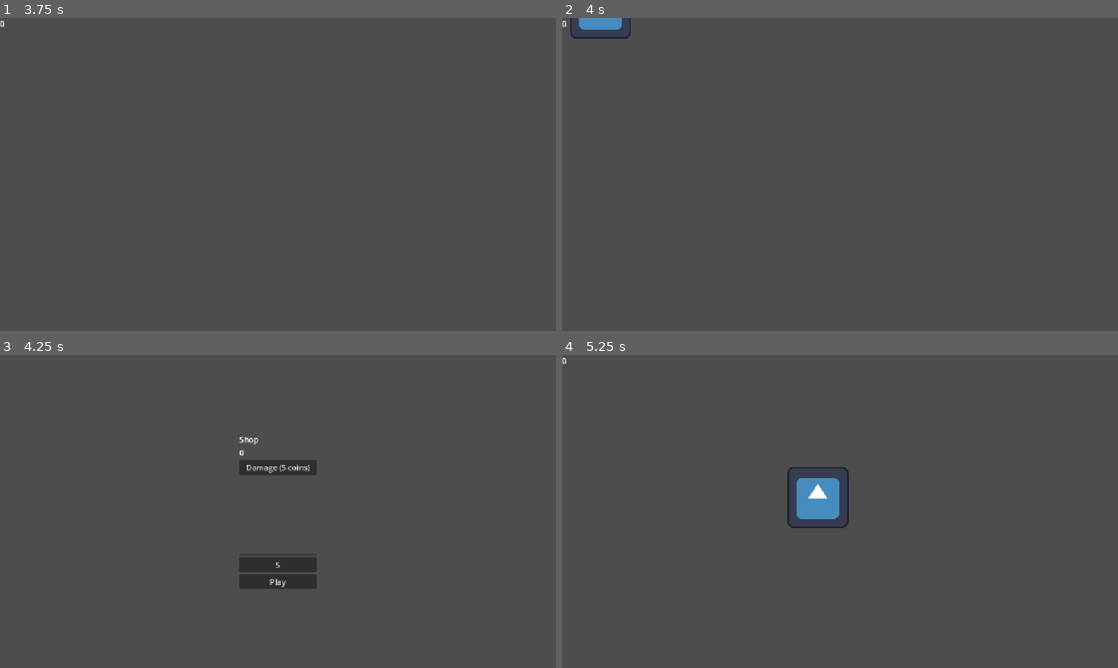
Above: before the commit, frames 1-4 (two rows, left to right).
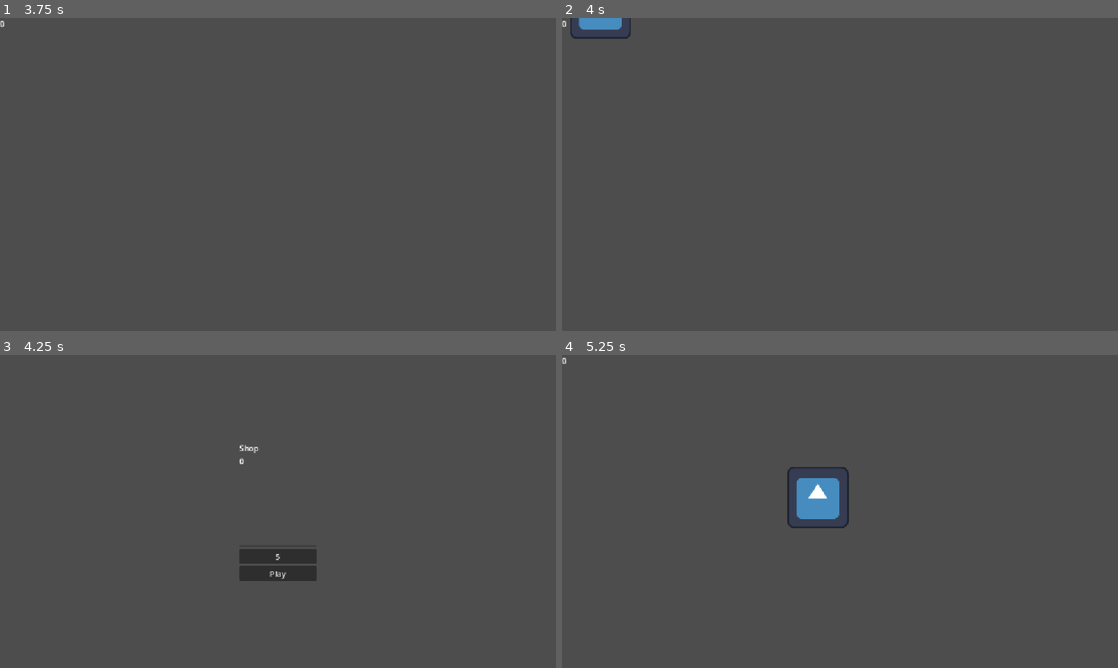
Above: after the commit, the same moments.

Repository: NxtCreator/little-archery
Game: Godot game, scene res://scenes/main.tscn
Two runs of this game, one before a commit and one after it. Both use one fixed random seed, a clock stepped at 60 frames per second and the inputs below. The engine's default icon, where the game draws it, is replaced by a stand-in: a white triangle on a blue panel in a dark square.
Inputs (mouse positions are in pixels of both pictures, inside the frame that each line leads up to):
- Up to frame 1 (3.75 s): tap Enter at 0.5, 2.75 s; move the mouse to (250, 237) at 0.52 s; hold W (move_up) 0.53-2.03 s; tap Alt at 0.6, 2.1, 3.6 s; click (250, 237) at 0.67 s; move the mouse to (444, 221) at 1.27 s; tap Shift at 1.35, 2.85 s; tap Space at 2, 3.5 s; move the mouse to (111, 127) at 2.02 s; hold A (move_left) 2.03-3.53 s; move the mouse to (305, 174) at 2.77 s; click (305, 174) at 2.92 s; move the mouse to (194, 96) at 3.52 s; hold S (move_down) from 3.53 s (still down)
- Up to frame 2 (4 s): keep holding S (move_down)
- Up to frame 3 (4.25 s): keep holding S (move_down)
- Up to frame 4 (5.25 s): release S (move_down) at 4.25 s; click (840, 467) at 4.25 s, where only the run before the commit has a clickable "Damage (5 coins)"; click "Play" at 5 s

Frames 1-2 are identical in both runs. In frame 3, 1.4% of the frame differs, in the area x 43-57%, y 26-75%; in frame 4, nothing differs.

Commit message:
Remove the old hard-wired damage button now that cards handle buying

Diff:
--- a/scenes/shop.gd
+++ b/scenes/shop.gd
@@ -4,11 +4,3 @@
 
 func _on_play_button_pressed() -> void:
 	get_tree().change_scene_to_file("res://scenes/main.tscn")
-
-
-func _on_damage_button_pressed() -> void:
-	if GameData.coins < 5:
-		return
-	GameData.coins -= 5
-	GameData.damage_level += 1
-	print(GameData.damage_level)
--- a/scenes/shop.tscn
+++ b/scenes/shop.tscn
@@ -35,10 +35,6 @@
 layout_mode = 2
 script = ExtResource("1_lx5au")
 
-[node name="DamageButton" type="Button" parent="VBoxContainer" unique_id=836110526]
-layout_mode = 2
-text = "Damage (5 coins)"
-
 [node name="VBoxContainer" parent="VBoxContainer" unique_id=530761963 instance=ExtResource("3_1l46r")]
 layout_mode = 2
 upgrade_price = 5
@@ -48,5 +44,4 @@
 layout_mode = 2
 text = "Play"
 
-[connection signal="pressed" from="VBoxContainer/DamageButton" to="." method="_on_damage_button_pressed"]
 [connection signal="pressed" from="VBoxContainer/PlayButton" to="." method="_on_play_button_pressed"]
